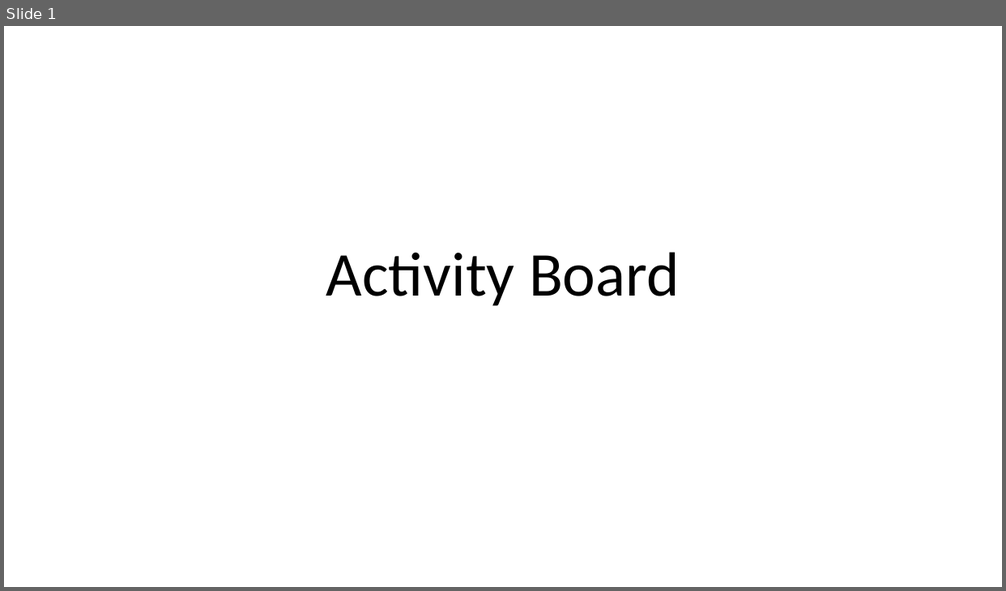
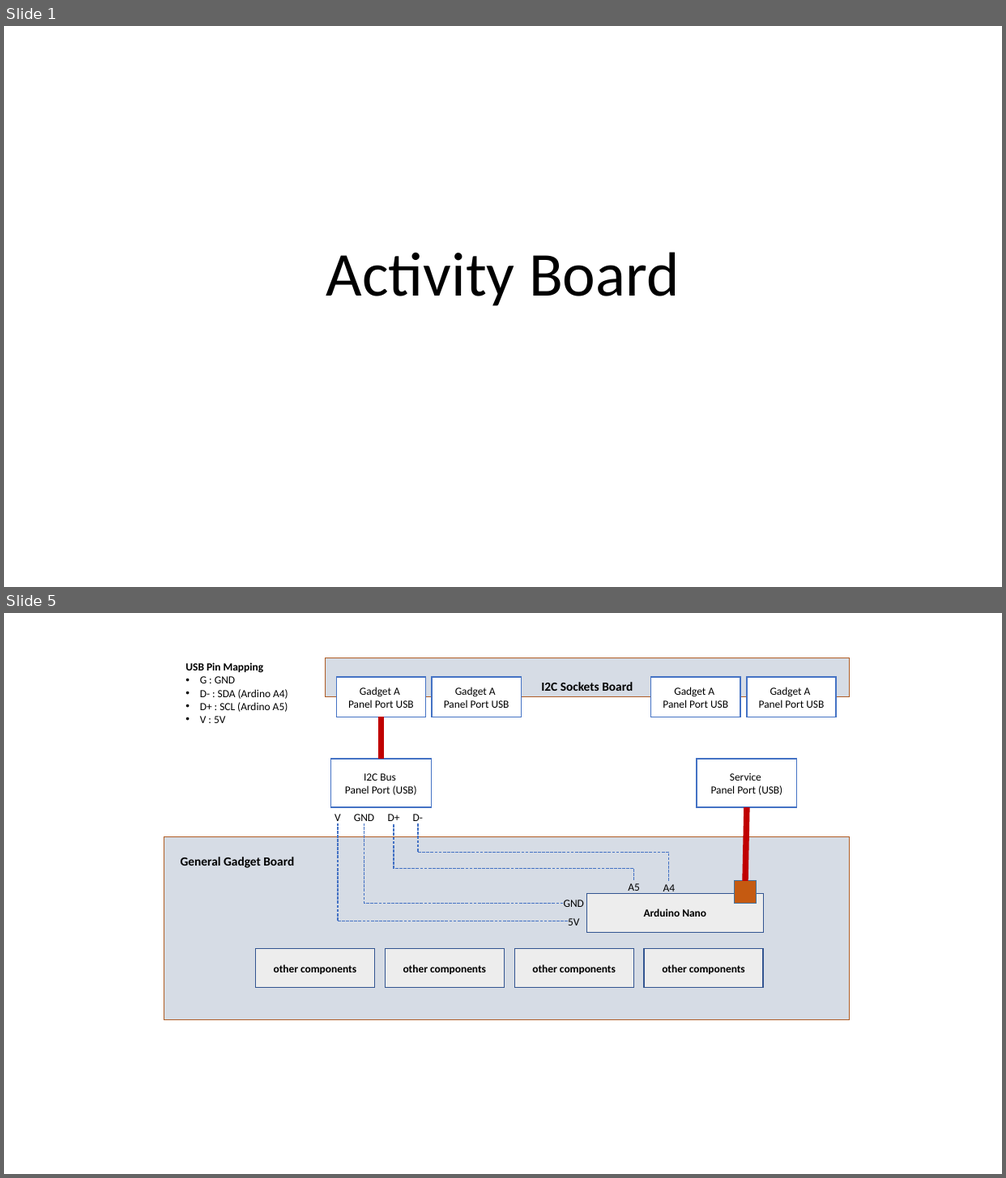
Before and after one commit to jeskes/activityboard, a slide deck: Activityboard.pptx. Shown one above the other, each under a label of ours: slide 1 before the commit, slides 1 and 5 after it; the slides between them are not shown. The pictures are 1006x591 and 1006x1178 pixels, drawn with LibreOffice and Linux fonts; fonts in the diff are those of the drawing. Boxes give left, top, right and bottom in pixels: in the first picture for what was removed or moved away, otherwise in the second. Text is boxed around its words. In the diff, an @@ line names an element or a change of style, - is before the commit and + after.

```diff
--- a/Activityboard.pptx
+++ b/Activityboard.pptx
@@ slide 5 added at [4, 613, 1002, 1174], background #FFFFFF @@
@@ rectangle added at [325, 658, 849, 697], fill #D6DCE5, outline #AF5C24 1 pt, 12 pt, text #000000, bold @@
+I2C Sockets Board
@@ text added at [185, 662, 288, 723], 10.5 pt, text #000000 @@
+USB Pin Mapping
+• G : GND
+• D- : SDA (Ardino A4)
+• D+ : SCL (Ardino A5)
+• V : 5V
@@ rectangle added at [336, 677, 425, 717], fill #FFFFFF, outline #4472C4 1 pt, 10.5 pt, text #000000 @@
+Gadget A
+Panel Port USB
@@ rectangle added at [432, 677, 522, 717], fill #FFFFFF, outline #4472C4 1 pt, 10.5 pt, text #000000 @@
+Gadget A
+Panel Port USB
@@ rectangle added at [651, 677, 740, 717], fill #FFFFFF, outline #4472C4 1 pt, 10.5 pt, text #000000 @@
+Gadget A
+Panel Port USB
@@ rectangle added at [747, 677, 836, 717], fill #FFFFFF, outline #4472C4 1 pt, 10.5 pt, text #000000 @@
+Gadget A
+Panel Port USB
@@ line added from (381, 717) to (381, 759), #C00000 5.75 pt @@
@@ rectangle added at [331, 759, 432, 807], fill #FFFFFF, outline #4472C4 1 pt, 10.5 pt, text #000000 @@
+I2C Bus
+Panel Port (USB)
@@ rectangle added at [697, 759, 797, 807], fill #FFFFFF, outline #4472C4 1 pt, 10.5 pt, text #000000 @@
+Service
+Panel Port (USB)
@@ text added at [334, 814, 341, 821], 10.5 pt, text #000000 @@
+V
@@ elbow line added from (568, 922) to (338, 824), #4472C4 1 pt dashed @@
@@ text added at [354, 814, 374, 821], 10.5 pt, text #000000 @@
+GND
@@ elbow line added from (563, 904) to (364, 824), #4472C4 1 pt dashed @@
@@ text added at [388, 814, 400, 821], 10.5 pt, text #000000 @@
+D+
@@ elbow line added from (634, 880) to (394, 824), #4472C4 1 pt dashed @@
@@ text added at [413, 814, 423, 821], 10.5 pt, text #000000 @@
+D-
@@ elbow line added from (418, 824) to (669, 881), #4472C4 1 pt dashed @@
@@ line added from (747, 807) to (745, 881), #C00000 5.75 pt @@
@@ rectangle added at [164, 837, 850, 1020], fill #D6DCE5, outline #AF5C24 1 pt @@
@@ text added at [181, 857, 294, 868], 12 pt, text #000000, bold @@
+General Gadget Board
@@ text added at [564, 900, 584, 907], 10.5 pt, text #000000 @@
+GND
@@ rectangle added at [587, 894, 764, 933], fill #EDEDED, outline #325491 1 pt, 10.5 pt, text #000000, bold @@
+Arduino Nano
@@ text added at [628, 884, 640, 894], 10.5 pt, text #000000 @@
+A5
@@ text added at [663, 884, 675, 894], 10.5 pt, text #000000 @@
+A4
@@ rectangle added at [734, 881, 756, 904], fill #C55A11, outline #43739E 1 pt @@
@@ text added at [568, 918, 579, 926], 10.5 pt, text #000000 @@
+5V
@@ rectangle added at [256, 949, 374, 988], fill #EDEDED, outline #325491 1 pt, 10.5 pt, text #000000, bold @@
+other components
@@ rectangle added at [385, 949, 504, 988], fill #EDEDED, outline #325491 1 pt, 10.5 pt, text #000000, bold @@
+other components
@@ rectangle added at [514, 949, 633, 988], fill #EDEDED, outline #325491 1 pt, 10.5 pt, text #000000, bold @@
+other components
@@ rectangle added at [644, 949, 763, 988], fill #EDEDED, outline #325491 1 pt, 10.5 pt, text #000000, bold @@
+other components
```
Also in this commit, not shown: 3 slides changed, 3 other slides added, 6 other files.
